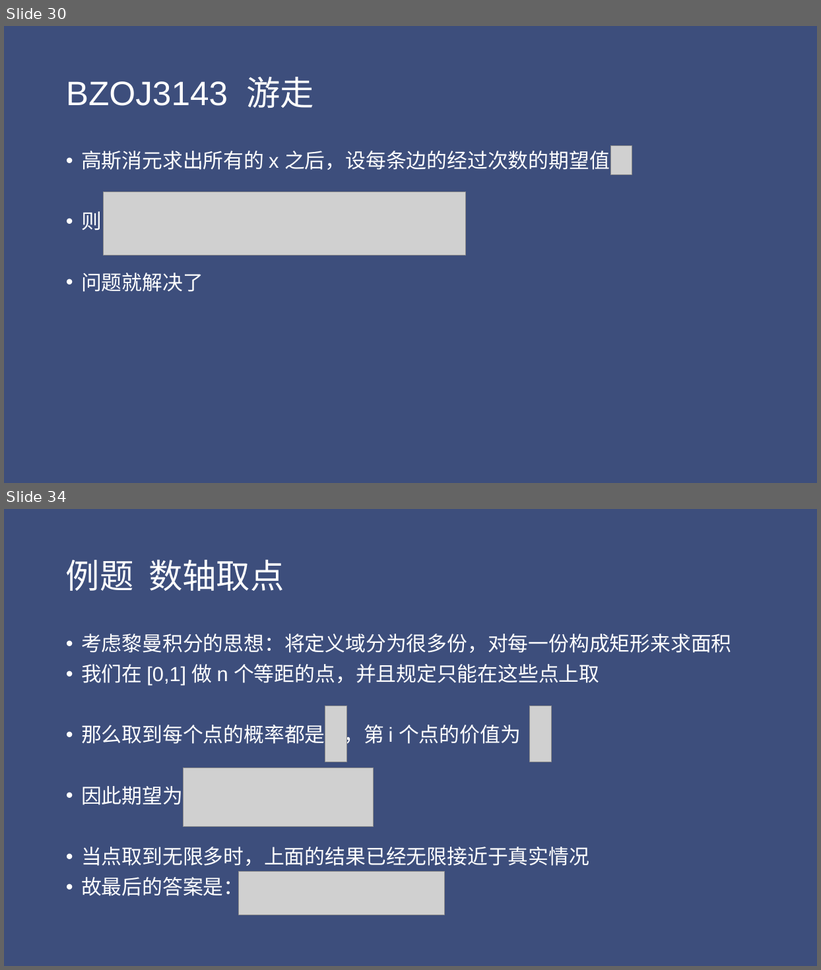
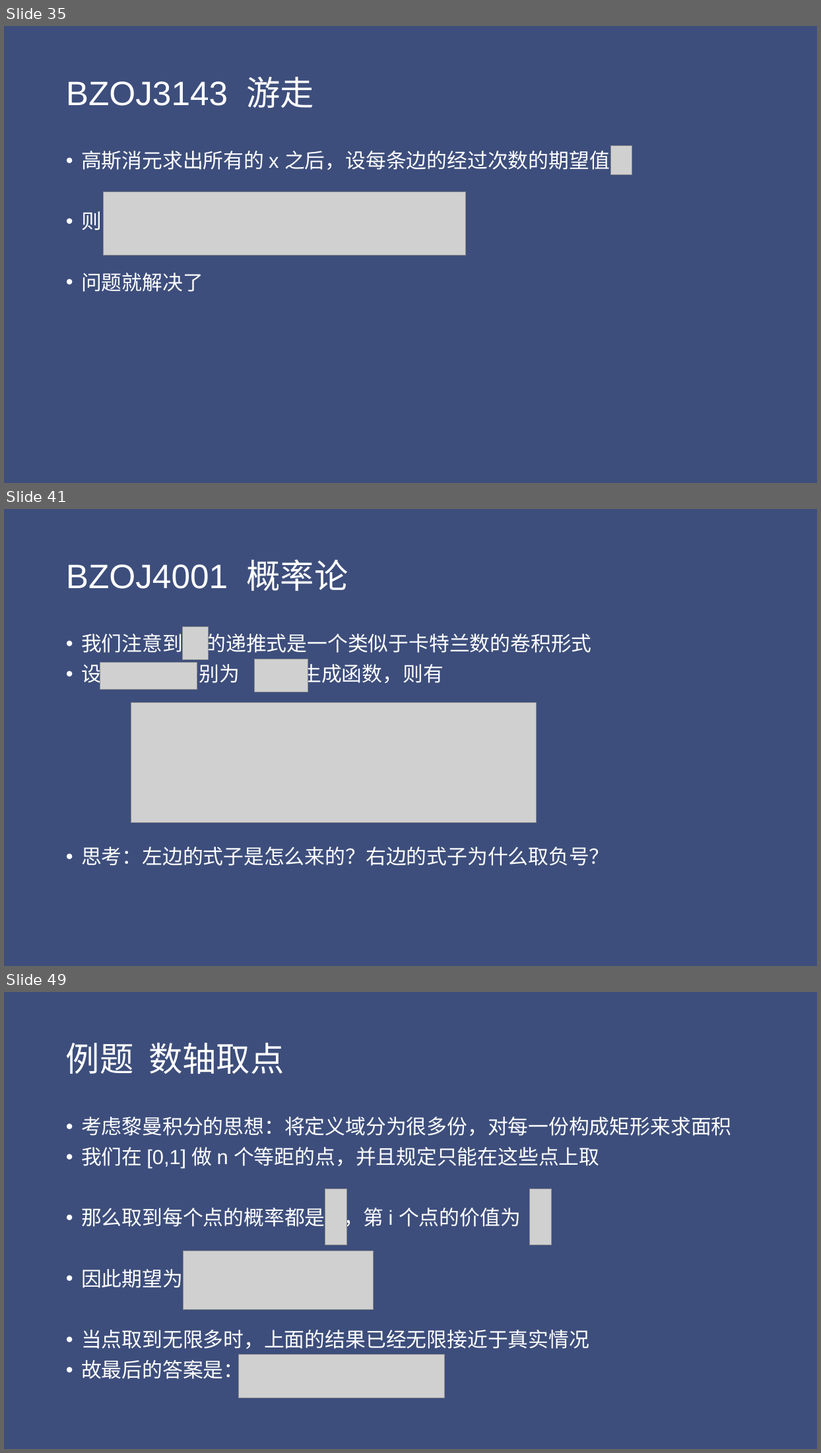
Before and after one commit to Chty-syq/OIblog, a slide deck: file/概率与期望.pptx. Shown one above the other, each under a label of ours: slides 30 and 34 before the commit, slides 35, 41 and 49 after it; the slides between them are not shown. The pictures are 821x970 and 821x1453 pixels, drawn with LibreOffice and Linux fonts; fonts in the diff are those of the drawing; grey boxes stand for pictures. Boxes give left, top, right and bottom in pixels: in the first picture for what was removed or moved away, otherwise in the second. Text is boxed around its words. In the diff, an @@ line names an element or a change of style, - is before the commit and + after.

```diff
--- a/file/概率与期望.pptx
+++ b/file/概率与期望.pptx
@@ slide 41 added at [4, 509, 817, 966], background #3E4E7C @@
@@ title added at [66, 559, 349, 591], 40 pt, text #FFFFFF @@
+BZOJ4001 概率论
@@ picture added at [183, 626, 209, 659] @@
@@ text added at [81, 630, 610, 866], 24 pt, text #FFFFFF @@
+• 我们注意到 的递推式是一个类似于卡特兰数的卷积形式
+• 设 分别为 的生成函数，则有
+• 思考：左边的式子是怎么来的？右边的式子为什么取负号？
@@ picture added at [100, 663, 197, 690] @@
@@ picture added at [255, 659, 308, 692] @@
@@ picture added at [131, 702, 537, 823] @@
@@ what was slide 30 is now slide 35 @@
@@ what was slide 34 is now slide 49 @@
```
Also in this commit, not shown: 10 slides changed, 43 other slides added, 3 other files.
